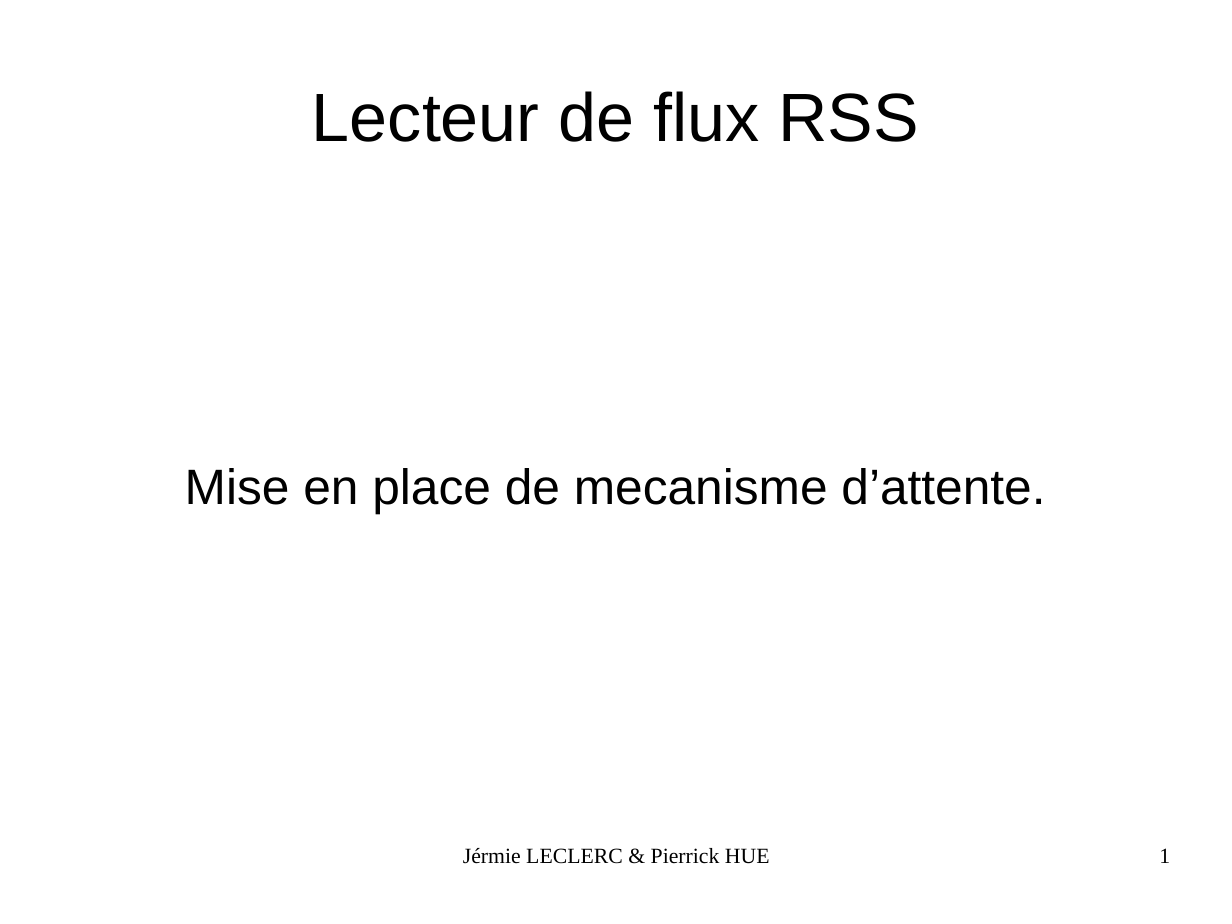
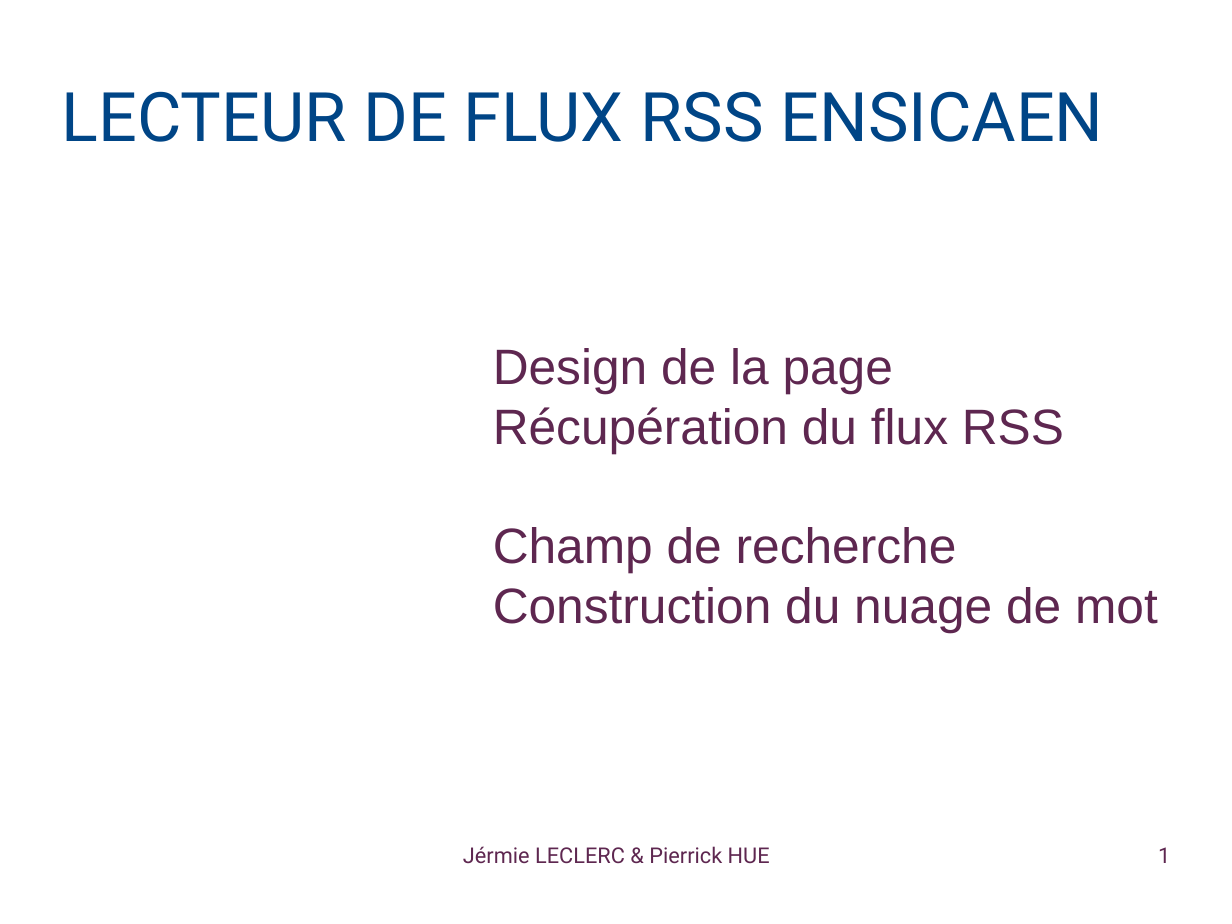
Before and after one commit to Jeremielc/ENSICaen_RSSFeedProject, a slide deck: slide 1 of Presentation/RSSFeedReader.odp. Drawn at 1232x924 pixels with LibreOffice and Linux fonts; fonts in the diff are those of the drawing; background and template pictures are left out. Boxes give left, top, right and bottom in pixels: in the first picture for what was removed or moved away, otherwise in the second. Text is boxed around its words. In the diff, an @@ line names an element or a change of style, - is before the commit and + after.

```diff
--- a/Presentation/RSSFeedReader.odp
+++ b/Presentation/RSSFeedReader.odp
@@ title at [62, 91, 1104, 142]: text changed; font Arial to Roboto; text colour #000000 to #004586 @@
-Lecteur de flux RSS
+LECTEUR DE FLUX RSS ENSICAEN
@@ subtitle added at [493, 348, 1158, 632], 32 pt, text #5E2750 @@
+Design de la page
+Récupération du flux RSS
+Champ de recherche
+Construction du nuage de mot
@@ subtitle removed at [185, 468, 1045, 513] @@
-Mise en place de mecanisme d’attente.
@@ text "Jérmie LECLERC & Pierrick HUE" at [463, 846, 770, 864]: font Times New Roman to Roboto, text colour #000000 to #5E2750 @@
@@ page number at [1158, 847, 1170, 863]: font Times New Roman to Roboto, text colour #000000 to #5E2750 @@
```
Also in this commit, not shown: 2 other slides changed, 5 slides added, 18 other files.
